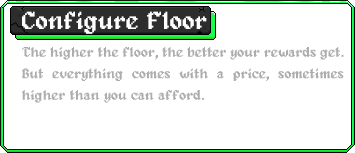
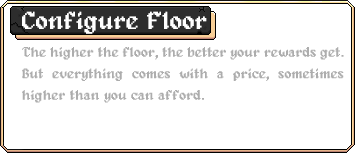
Two versions of the same layered image (355 × 153). Layer-by-layer changes:
pixels changed over (0, 0, 354, 152) (layer not identified)
